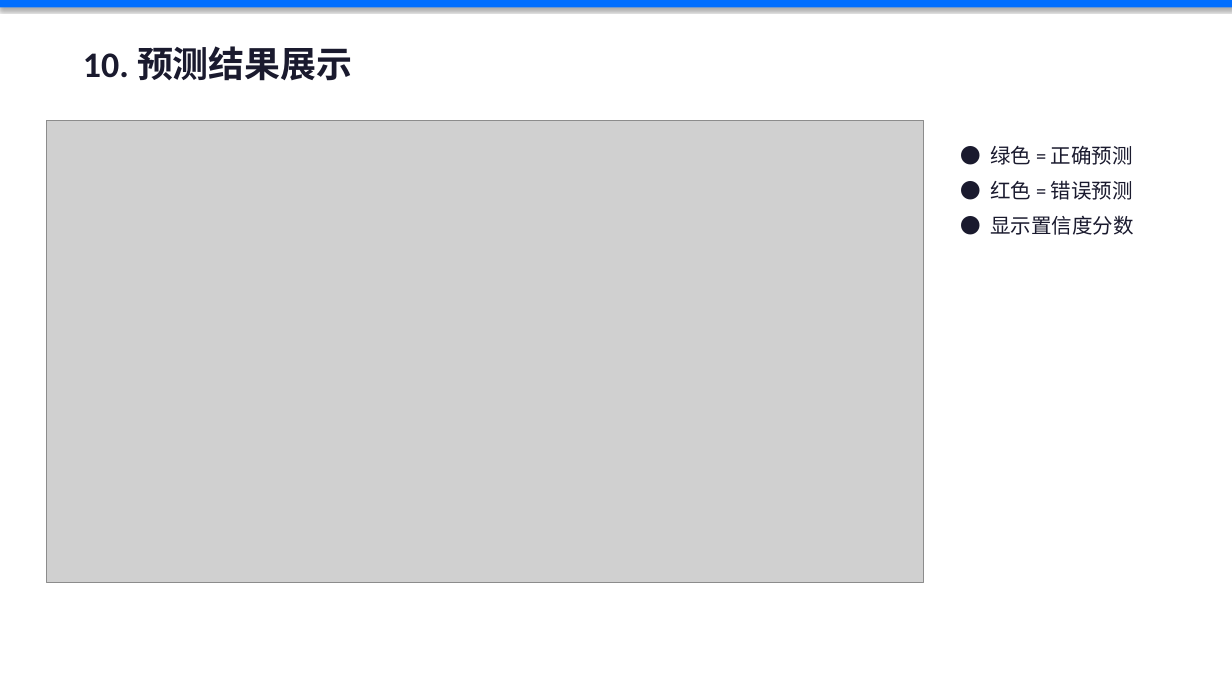
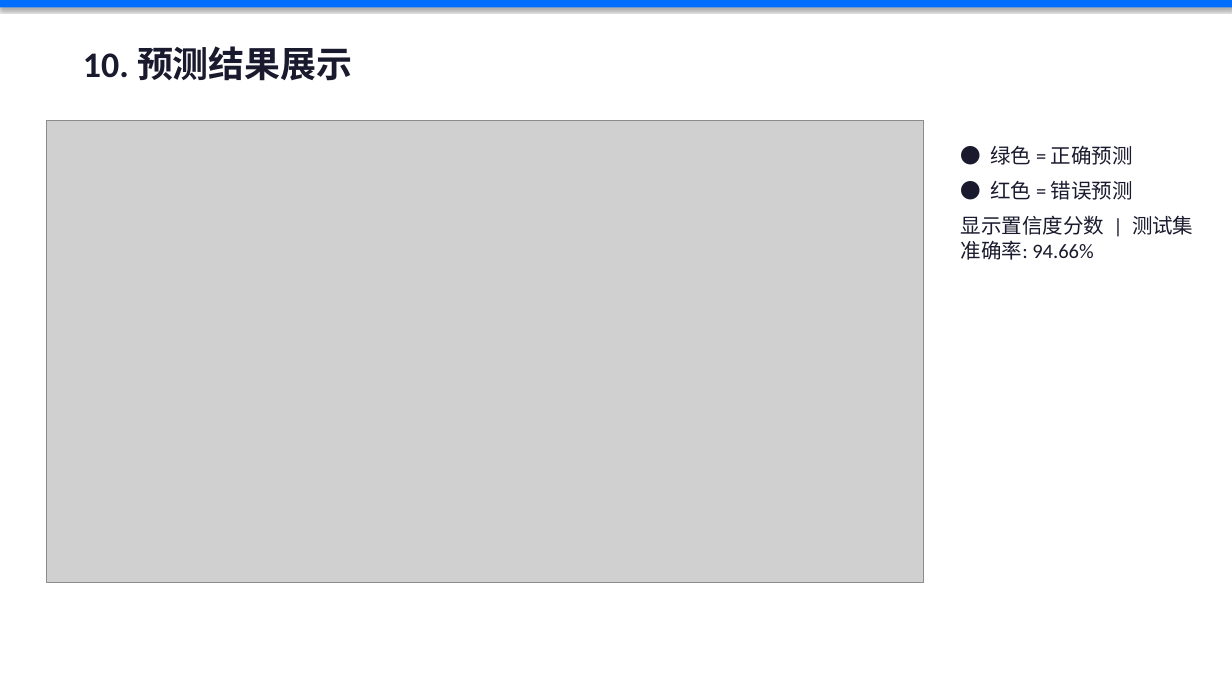
Before and after one commit to KlayinG6/-, a slide deck: slide 18 of 课程设计报告_ResNet18图像分类.pptx. Drawn at 1232x693 pixels with LibreOffice and Linux fonts; fonts in the diff are those of the drawing; grey boxes stand for pictures. Boxes give left, top, right and bottom in pixels: in the first picture for what was removed or moved away, otherwise in the second. Text is boxed around its words. In the diff, an @@ line names an element or a change of style, - is before the commit and + after.

```diff
--- a/课程设计报告_ResNet18图像分类.pptx
+++ b/课程设计报告_ResNet18图像分类.pptx
@@ text at (961, 215, 1193, 260): text changed @@
-● 显示置信度分数
+显示置信度分数 | 测试集准确率: 94.66%
```
Also in this commit, not shown: 4 other slides changed.
